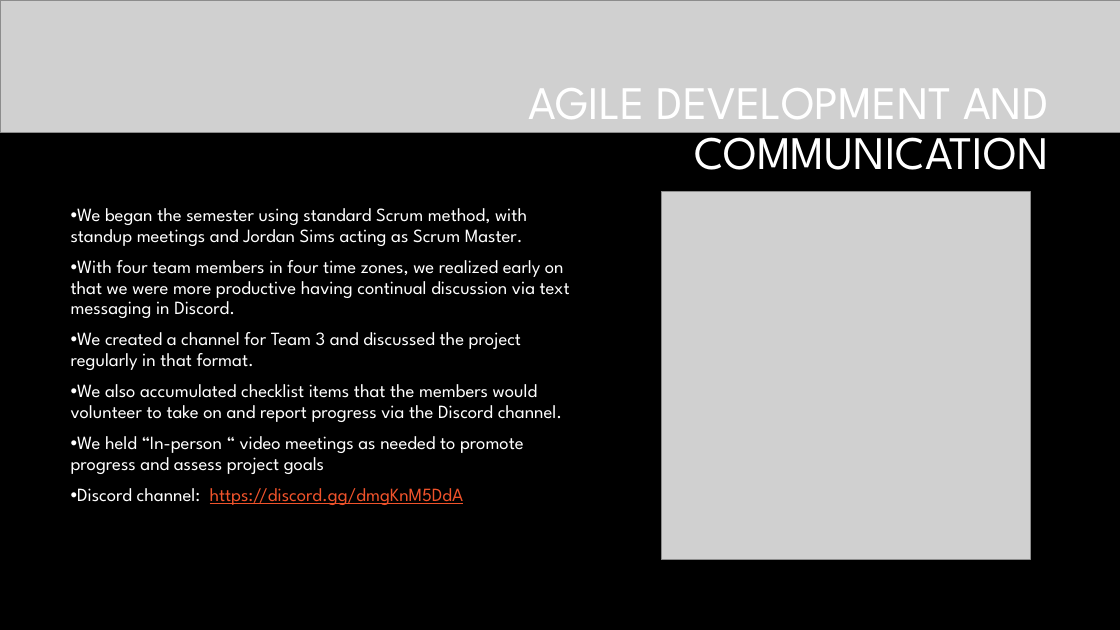
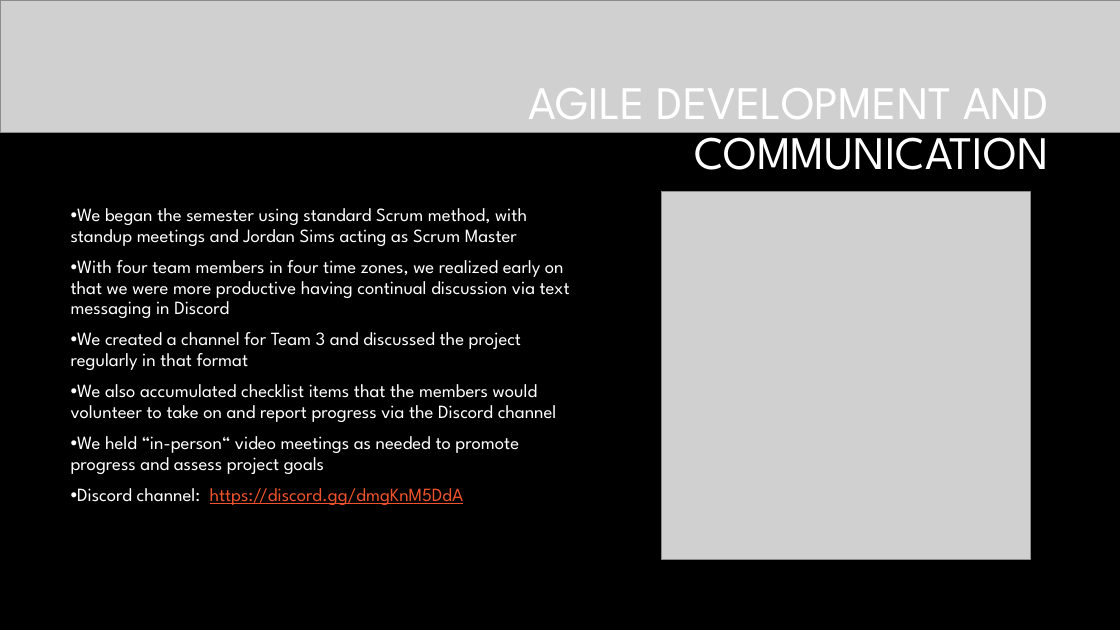
Before and after one commit to rodu4835/Heroku_App_Deployment, a slide deck: slide 13 of CSPB 3308 - Presentation PPT.pptx. Drawn at 1120x630 pixels with LibreOffice and Linux fonts; fonts in the diff are those of the drawing; grey boxes stand for pictures; background and template pictures are left out. Boxes give left, top, right and bottom in pixels: in the first picture for what was removed or moved away, otherwise in the second. Text is boxed around its words. In the diff, an @@ line names an element or a change of style, - is before the commit and + after.

```diff
--- a/CSPB 3308 - Presentation PPT.pptx
+++ b/CSPB 3308 - Presentation PPT.pptx
@@ subtitle at (71, 208, 570, 474): text changed @@
-• We began the semester using standard Scrum method, with standup meetings and Jordan Sims acting as Scrum Master.
-• With four team members in four time zones, we realized early on that we were more productive having continual discussion via text messaging in Discord.
-• We created a channel for Team 3 and discussed the project regularly in that format.
-• We also accumulated checklist items that the members would volunteer to take on and report progress via the Discord channel.
-• We held “In-person “ video meetings as needed to promote progress and assess project goals
+• We began the semester using standard Scrum method, with standup meetings and Jordan Sims acting as Scrum Master
+• With four team members in four time zones, we realized early on that we were more productive having continual discussion via text messaging in Discord
+• We created a channel for Team 3 and discussed the project regularly in that format
+• We also accumulated checklist items that the members would volunteer to take on and report progress via the Discord channel
+• We held “in-person“ video meetings as needed to promote progress and assess project goals
```
Also in this commit, not shown: 2 other slides changed, 4 slides added, 1 slide removed.
